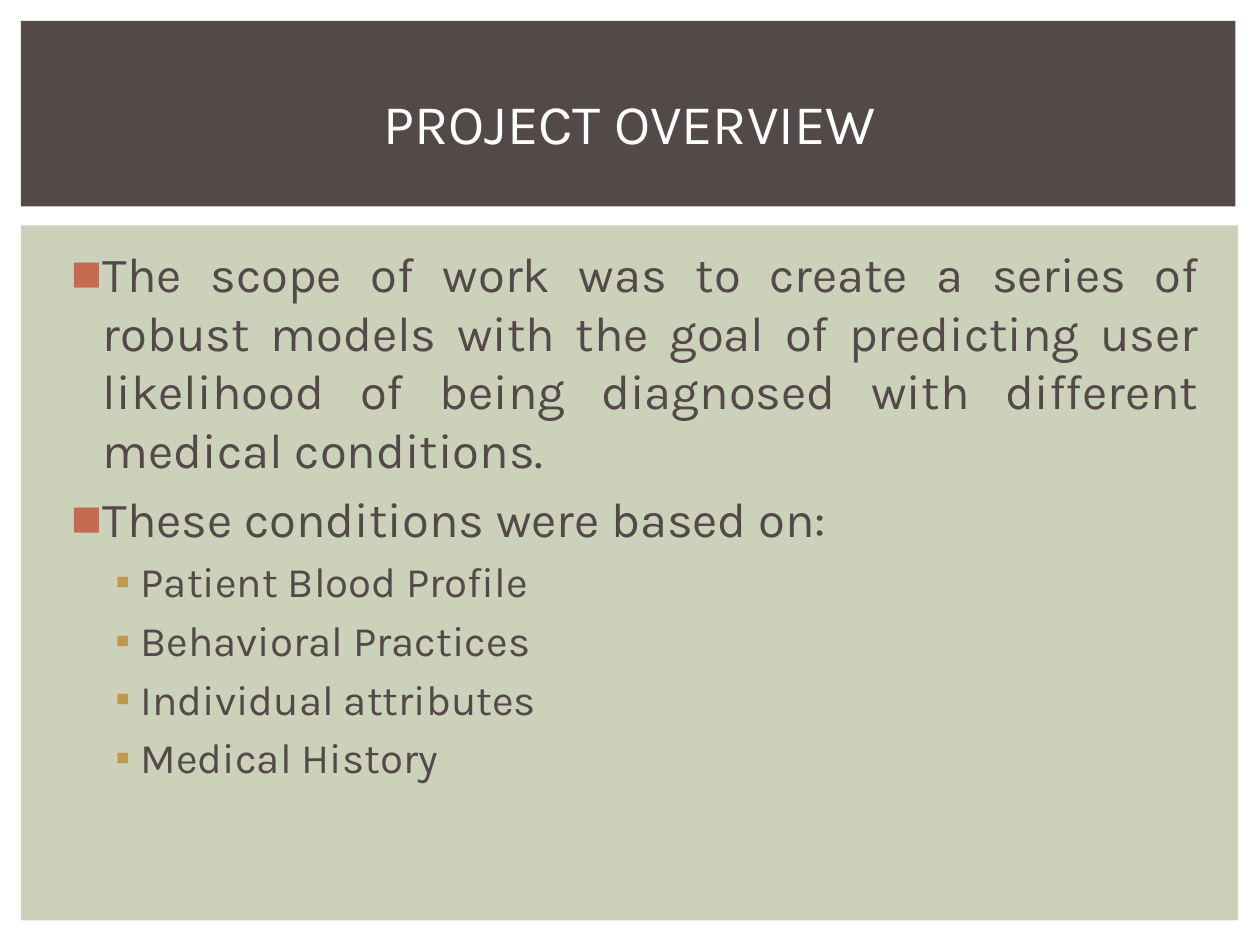
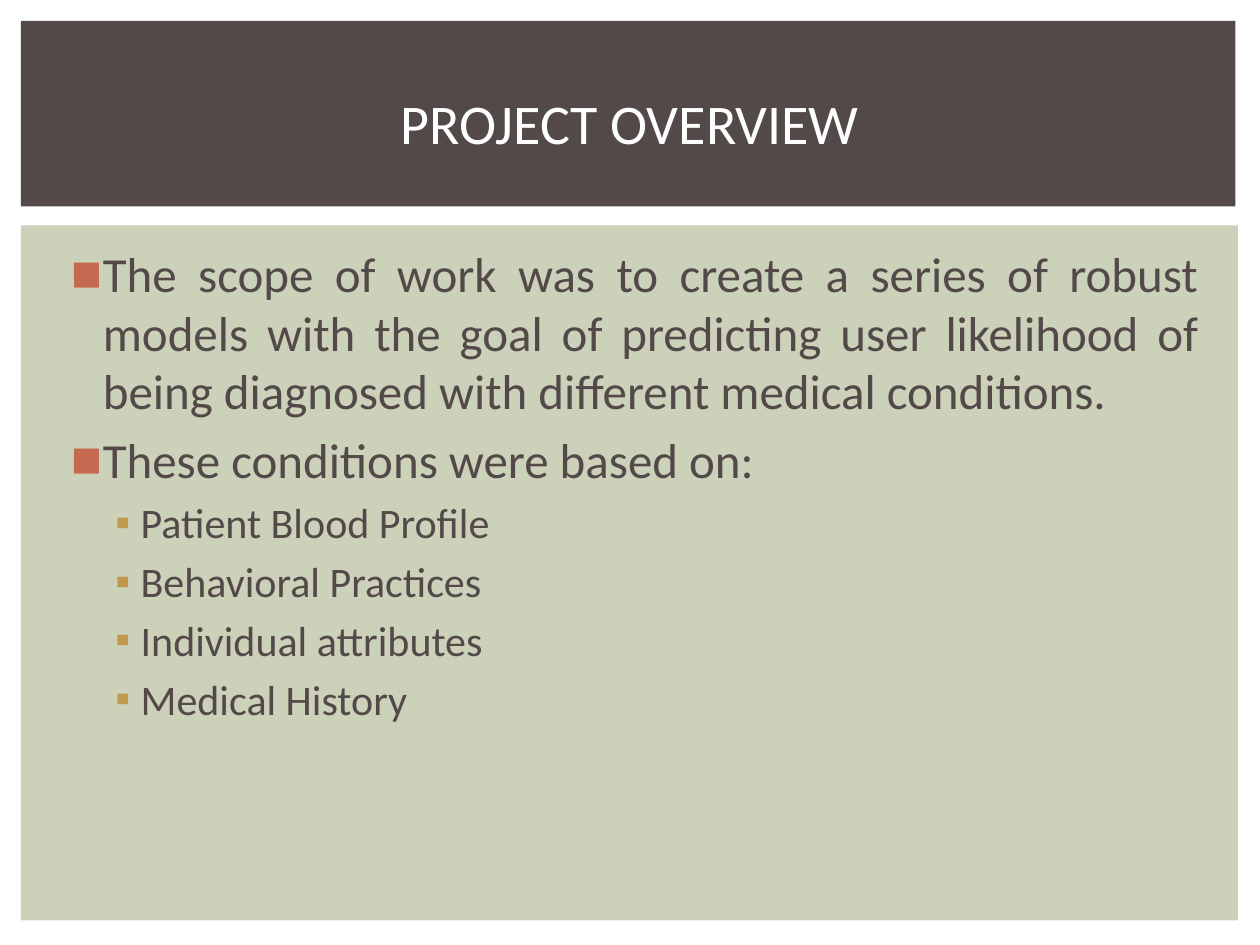
Before and after one commit to sasidhy1/framingham_ML, a slide deck: slide 2 of MLProject.pptx. Drawn at 1260x945 pixels with LibreOffice and Linux fonts; fonts in the diff are those of the drawing. Boxes give left, top, right and bottom in pixels: in the first picture for what was removed or moved away, otherwise in the second. Text is boxed around its words. In the diff, an @@ line names an element or a change of style, - is before the commit and + after.

```diff
--- a/MLProject.pptx
+++ b/MLProject.pptx
@@ title "PROJECT OVERVIEW" at [401,107,858,145]: font Karla to Calibri @@
@@ text "The scope of work was ..." at [103,258,1198,722]: font Karla to Calibri @@
```
Also in this commit, not shown: 26 other slides changed.
